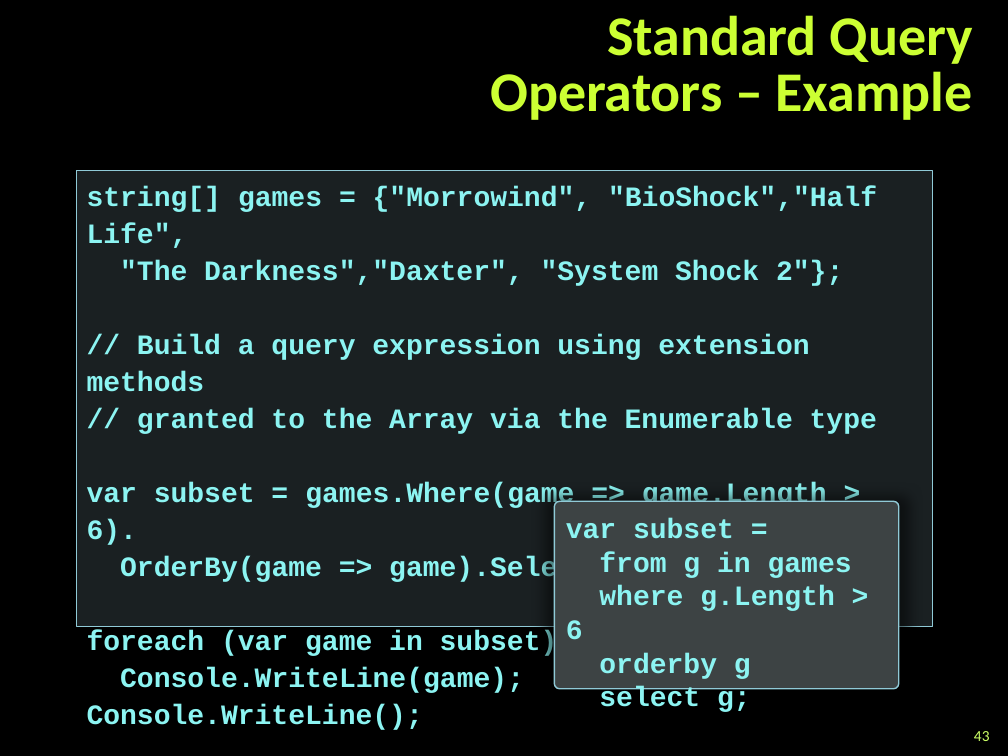
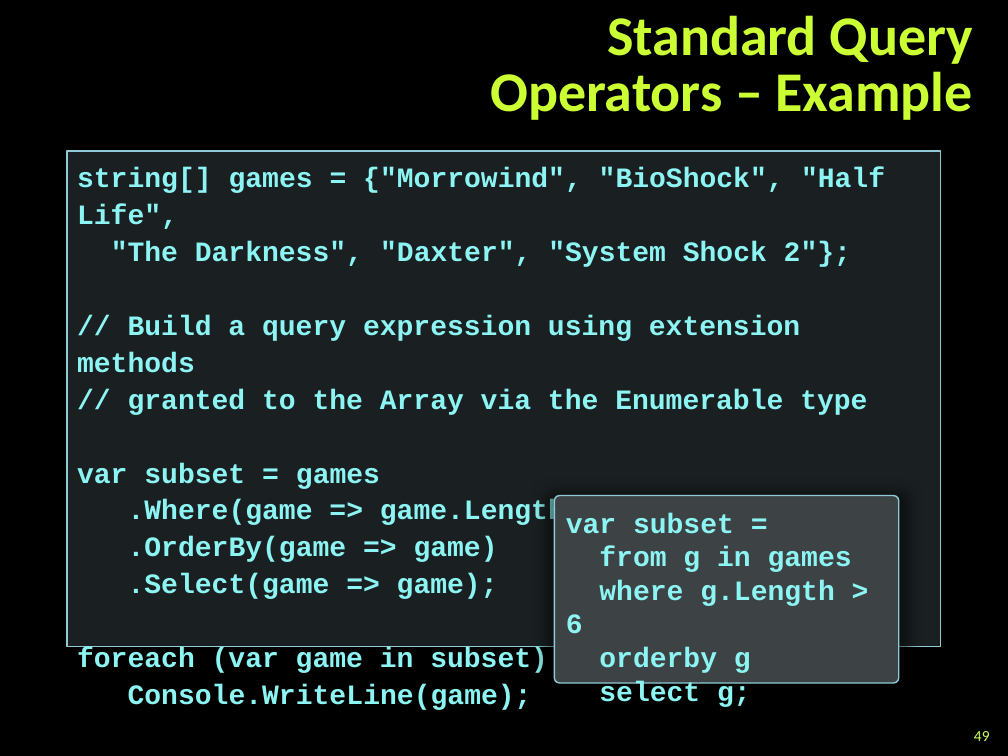
Before and after one commit to tddold/Telerik-Academy, a slide deck: slide 49 of Programming with C#/3. C# OOP/Presentations/Extension-Methods-Delegates-Lambda-LINQ.pptx (slide 43 before the commit). Drawn at 1008x756 pixels with LibreOffice and Linux fonts; fonts in the diff are those of the drawing; background and template pictures are left out. Boxes give left, top, right and bottom in pixels: in the first picture for what was removed or moved away, otherwise in the second. Text is boxed around its words. In the diff, an @@ line names an element or a change of style, - is before the commit and + after.

```diff
--- a/Programming with C#/3. C# OOP/Presentations/Extension-Methods-Delegates-Lambda-LINQ.pptx
+++ b/Programming with C#/3. C# OOP/Presentations/Extension-Methods-Delegates-Lambda-LINQ.pptx
@@ rectangle "string[] games = {"Morrowind", "BioShock", ...": place and size @@
-rectangle "string[] games = {"Morrowind", "BioShock", ..." at bbox=[77, 170, 932, 626]
+rectangle "string[] games = {"Morrowind", "BioShock", ..." at bbox=[68, 151, 941, 646]
@@ text in rectangle at bbox=[77, 167, 885, 267]: spaces changed @@
-string[] games = {"Morrowind", "BioShock","Half Life",
-"The Darkness","Daxter", "System Shock 2"};
+string[] games = {"Morrowind", "BioShock", "Half Life",
+"The Darkness", "Daxter", "System Shock 2"};
@@ text in rectangle at bbox=[77, 463, 650, 599]: text changed @@
-var subset = games.Where(game => game.Length > 6).
-OrderBy(game => game).Select(game => game);
+var subset = games
+.Where(game => game.Length > 6)
+.OrderBy(game => game)
+.Select(game => game);
@@ rounded rectangle "var subset =": place and size @@
-rounded rectangle "var subset =" at bbox=[554, 501, 899, 688]
+rounded rectangle "var subset =" at bbox=[554, 496, 899, 683]
@@ text in rectangle at bbox=[87, 704, 423, 730]: paragraph removed @@
-Console.WriteLine();
@@ page number at bbox=[974, 731, 990, 741]: text changed @@
-43
+49
```
Also in this commit, not shown: 12 other slides changed, 6 slides added, 6 slides removed, 12 other files.
